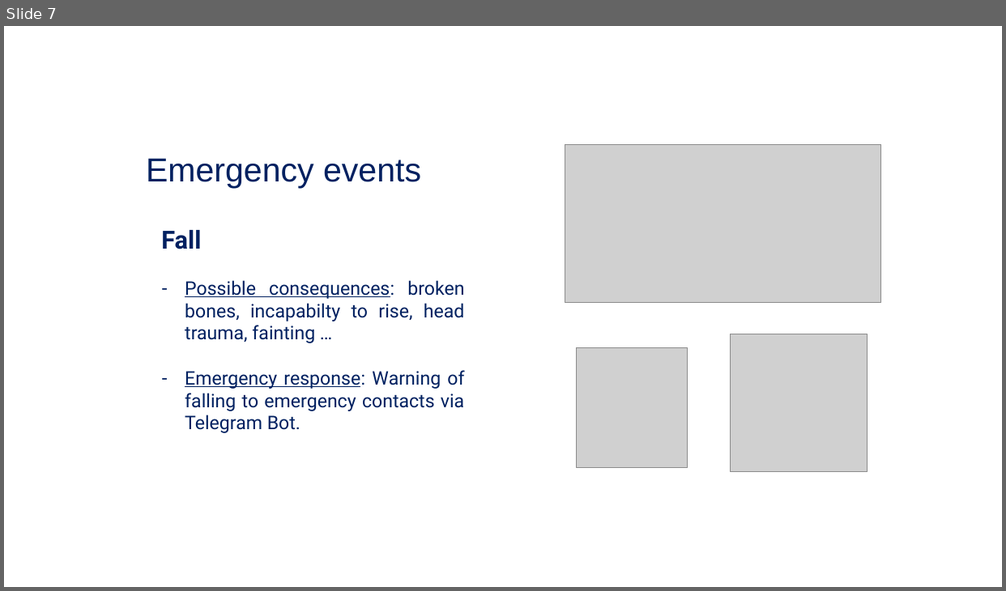
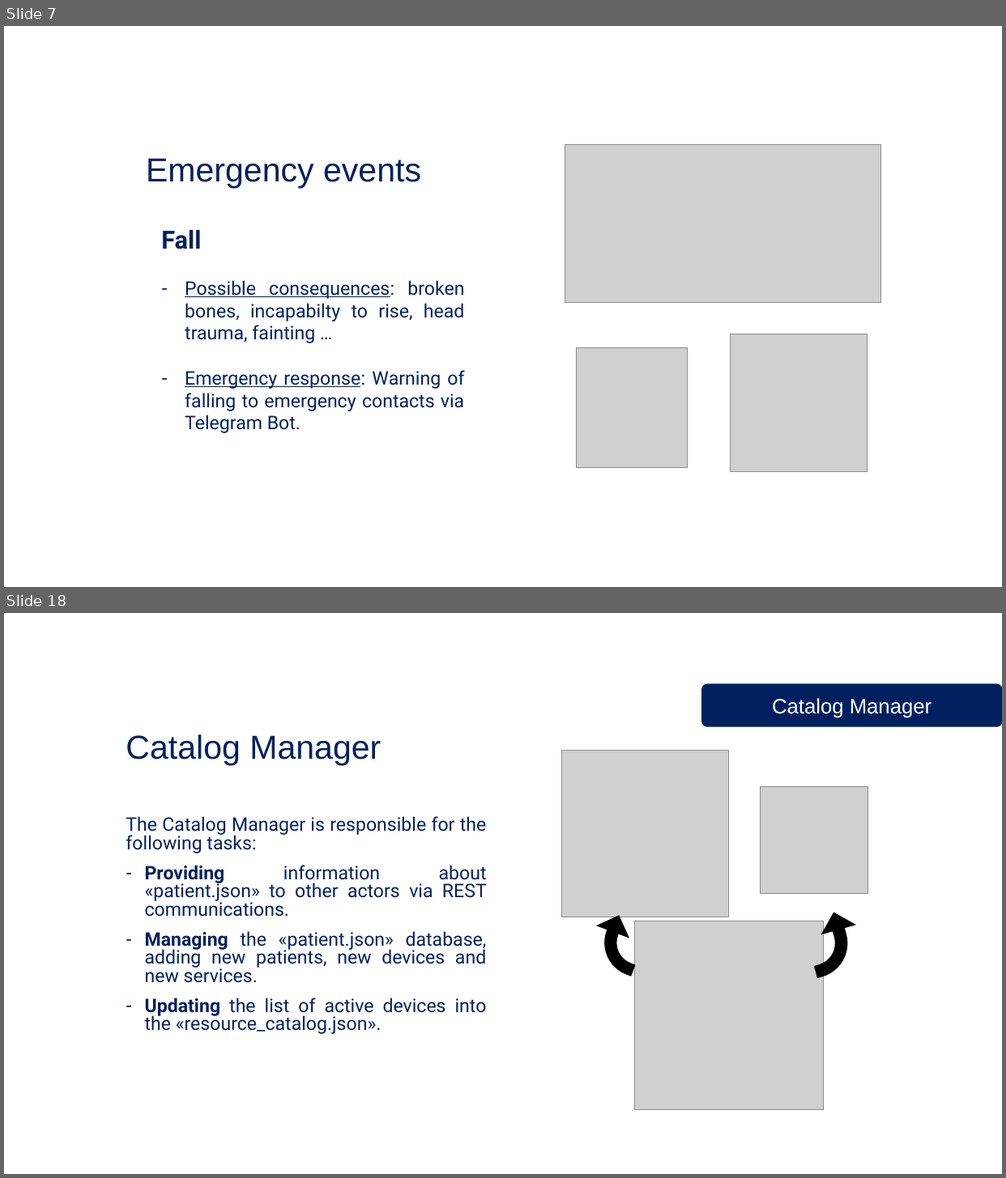
Before and after one commit to Checco1/IoT_Parkinson_Project, a slide deck: ParkinsonPal.pptx. Shown one above the other, each under a label of ours: slide 7 before the commit, slides 7 and 18 after it; the slides between them are not shown. The pictures are 1006x591 and 1006x1178 pixels, drawn with LibreOffice and Linux fonts; fonts in the diff are those of the drawing; grey boxes stand for pictures; background and template pictures are left out. Boxes give left, top, right and bottom in pixels: in the first picture for what was removed or moved away, otherwise in the second. Text is boxed around its words. In the diff, an @@ line names an element or a change of style, - is before the commit and + after.

```diff
--- a/ParkinsonPal.pptx
+++ b/ParkinsonPal.pptx
@@ slide 18 added at (4,613,1002,1174), background picture (left out); not listed: 1 template element that a slide beside it also shows @@
@@ rounded rectangle added at (702,684,1002,726), fill #002060, outline #002060 1 pt, 20 pt, text #FFFFFF @@
+Catalog Manager
@@ text added at (126,735,381,765), 32 pt, text #002060 @@
+Catalog Manager
@@ picture added at (562,750,729,917) @@
@@ picture added at (761,786,868,894) @@
@@ text added at (126,816,487,1034), 18 pt, text #002060 @@
+The Catalog Manager is responsible for the following tasks:
+– Providing information about «patient.json» to other actors via REST communications.
+– Managing the «patient.json» database, adding new patients, new devices and new services.
+– Updating the list of active devices into the «resource_catalog.json».
@@ bent arrow added at (585,910,649,976), fill #000000, outline #000000 1 pt @@
@@ picture added at (634,922,823,1110) @@
@@ bent arrow added at (802,909,866,978), fill #000000, outline #000000 1 pt @@
```
Also in this commit, not shown: 3 slides changed, 28 other slides added.
